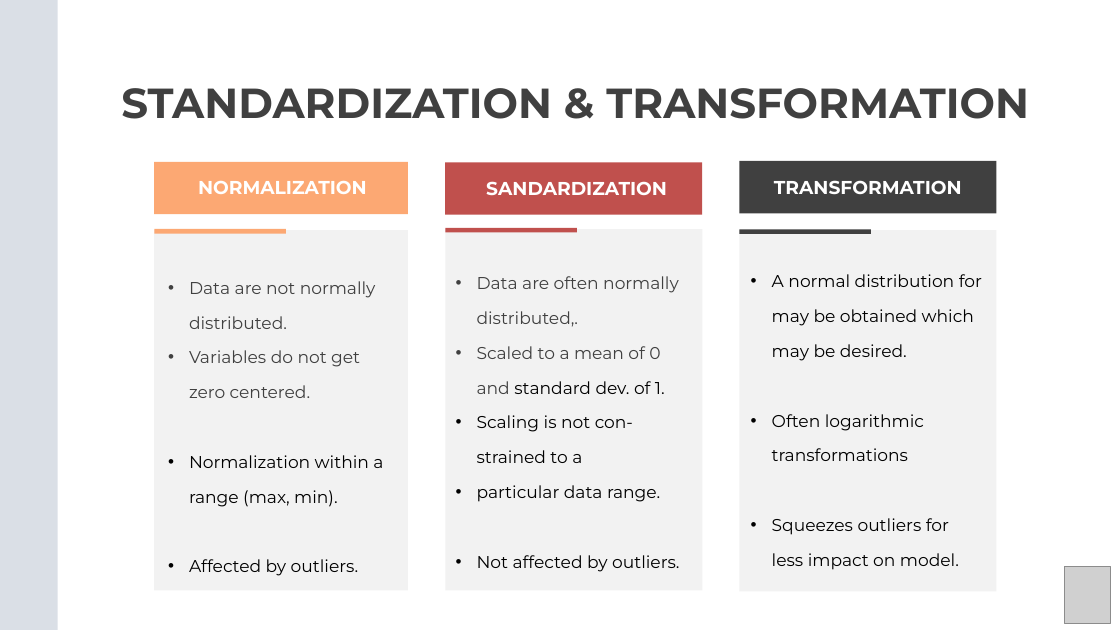
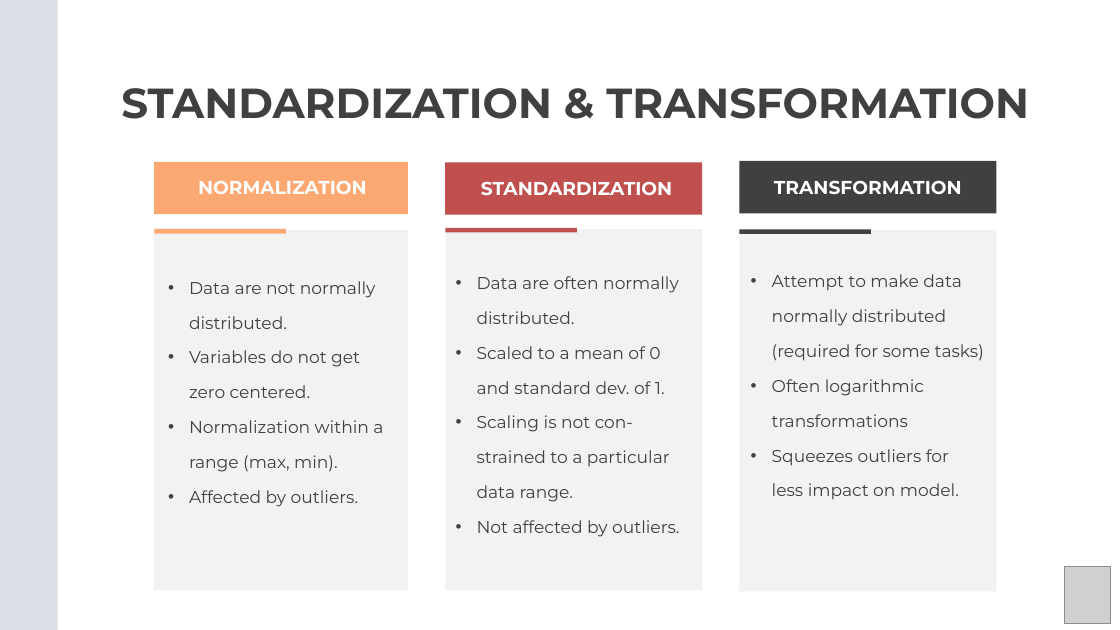
Before and after one commit to Center-for-Health-Data-Science/Foundations-of-Health-Data-Science, a slide deck: slide 37 of Slides/FHDS_Exploratory_Data_Analysis_Part2.pptx (slide 34 before the commit). Drawn at 1120x630 pixels with LibreOffice and Linux fonts; fonts in the diff are those of the drawing; grey boxes stand for pictures. Boxes give left, top, right and bottom in pixels: in the first picture for what was removed or moved away, otherwise in the second. Text is boxed around its words. In the diff, an @@ line names an element or a change of style, - is before the commit and + after.

```diff
--- a/Slides/FHDS_Exploratory_Data_Analysis_Part2.pptx
+++ b/Slides/FHDS_Exploratory_Data_Analysis_Part2.pptx
@@ text at bbox=[481, 181, 672, 195]: text changed @@
-SANDARDIZATION
+STANDARDIZATION
@@ text at bbox=[477, 276, 679, 324]: text changed @@
-• Data are often normally distributed,.
+• Data are often normally distributed.
@@ text at bbox=[772, 274, 984, 361]: text changed; text colour #000000 to #404040 @@
-• A normal distribution for may be obtained which may be desired.
+• Attempt to make data normally distributed (required for some tasks)
@@ text at bbox=[477, 346, 679, 537]: text colour #000000 to #404040 in "standard dev. of 1.", "Not affected by outliers." @@
@@ text at bbox=[772, 379, 959, 500]: text colour #000000 to #404040 in "Often logarithmic transformations", "Squeezes outliers for less impact on model." @@
@@ text at bbox=[477, 415, 670, 502]: text changed; text colour #000000 to #404040 @@
-• Scaling is not con-strained to a
-• particular data range.
+• Scaling is not con-strained to a particular data range.
@@ text at bbox=[189, 420, 383, 507]: text colour #000000 to #404040 in "Normalization within a range (max, min).", "Affected by outliers." @@
```
Also in this commit, not shown: 12 other slides changed, 1 slide removed.
